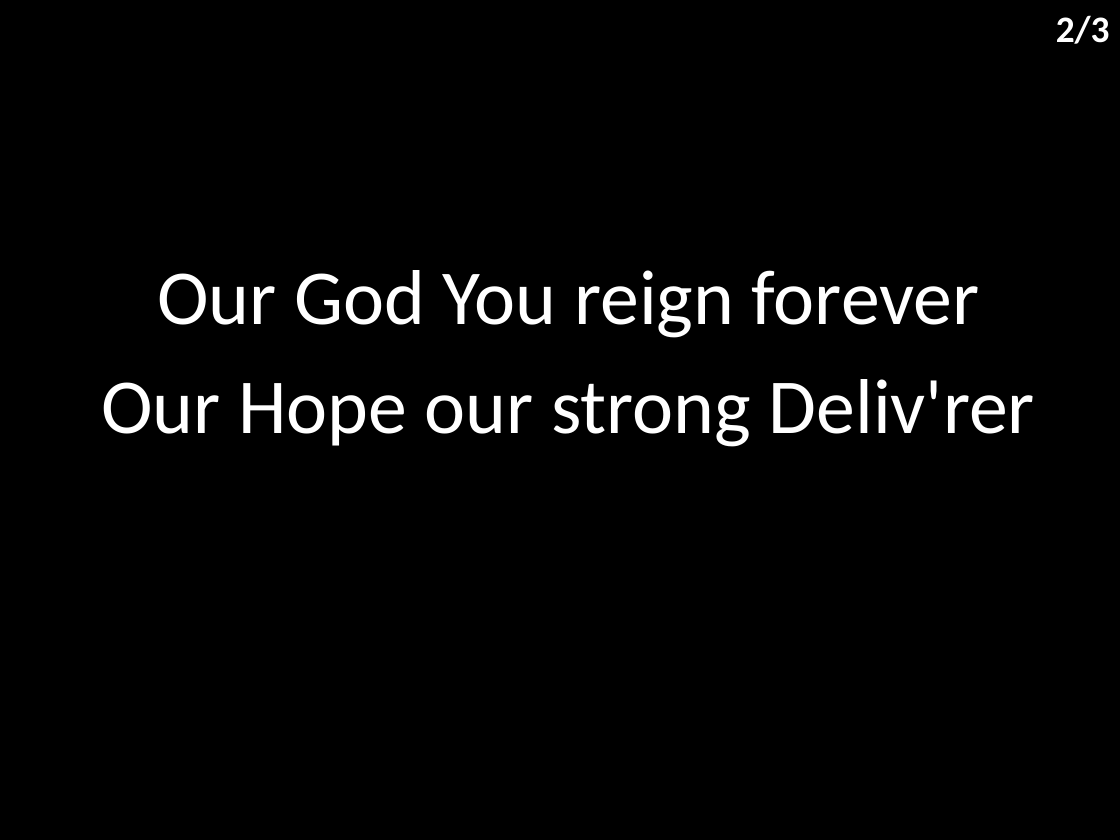
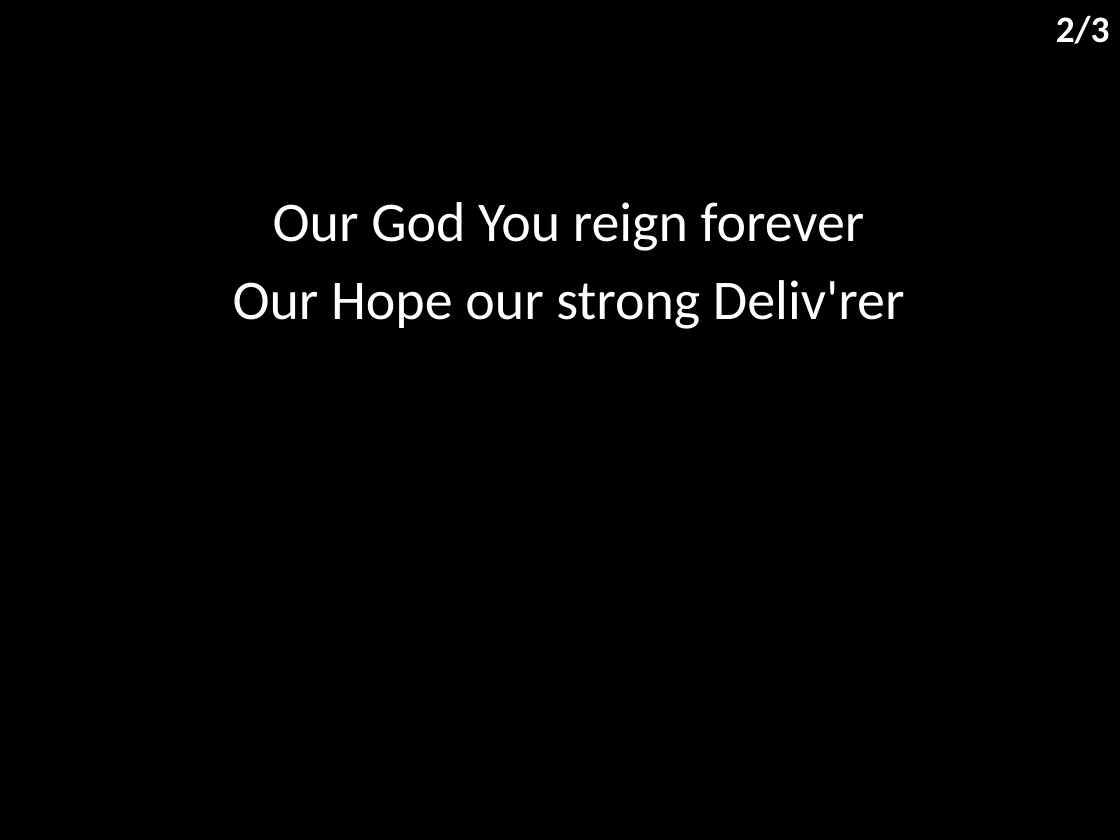
Before and after one commit to hoo-are-ya/worship, a slide deck: slide 3 of docs/songs/evalasting god.pptx. Drawn at 1120x840 pixels with LibreOffice and Linux fonts; fonts in the diff are those of the drawing. Boxes give left, top, right and bottom in pixels: in the first picture for what was removed or moved away, otherwise in the second. Text is boxed around its words. In the diff, an @@ line names an element or a change of style, - is before the commit and + after.

```diff
--- a/docs/songs/evalasting god.pptx
+++ b/docs/songs/evalasting god.pptx
@@ subtitle "Our God You reign forever" at (x1=233, y1=202, x2=905, y2=329): size 50 to 36 pt; less space between paragraphs @@
```
Also in this commit, not shown: 2 other slides changed, 9 other files.
